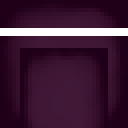
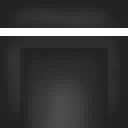
Before/after of a 128×128 layered artwork. What changed in the layer stack:
painted on "Paint Layer 1 Merged" over <box>0,0,128,128</box>
